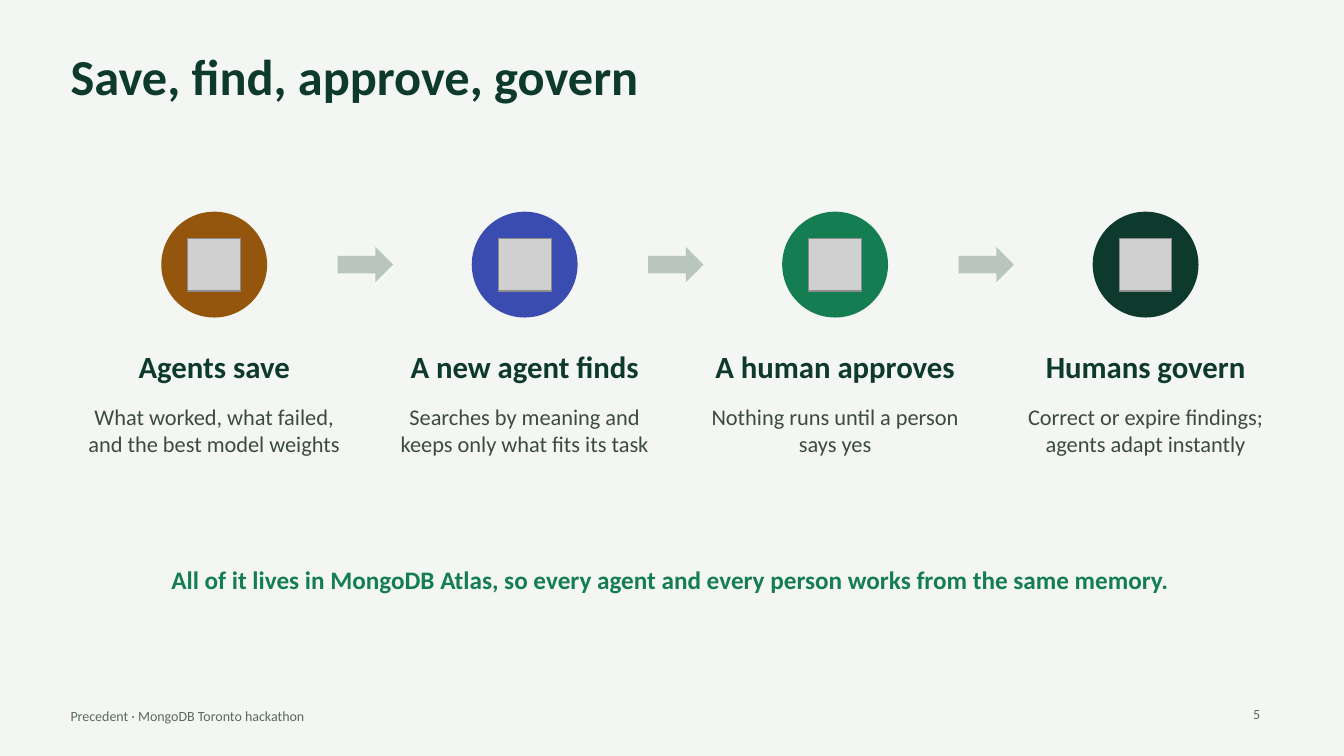
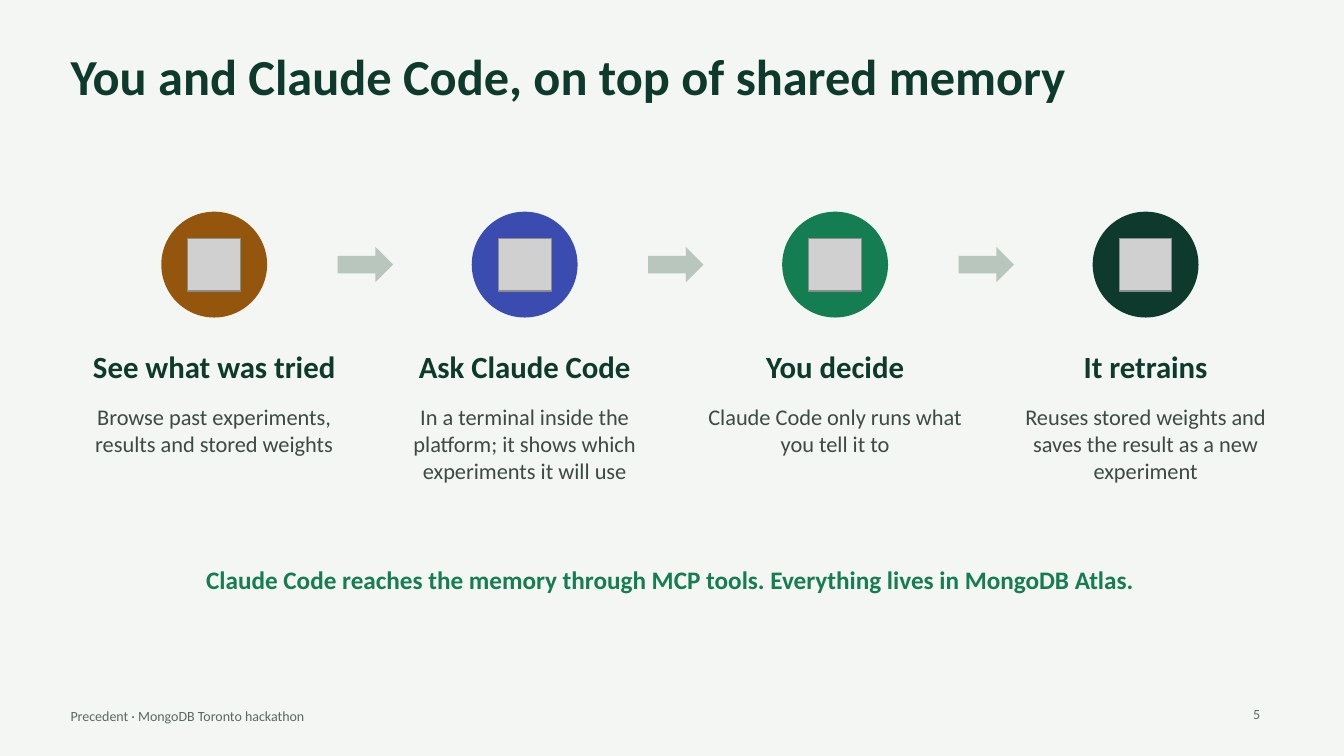
Before and after one commit to SalmaRoshdy-YG/Hackathon-project, a slide deck: slide 5 of docs/deck/precedent-deck.pptx. Drawn at 1344x756 pixels with LibreOffice and Linux fonts; fonts in the diff are those of the drawing; grey boxes stand for pictures. Boxes give left, top, right and bottom in pixels: in the first picture for what was removed or moved away, otherwise in the second. Text is boxed around its words. In the diff, an @@ line names an element or a change of style, - is before the commit and + after.

```diff
--- a/docs/deck/precedent-deck.pptx
+++ b/docs/deck/precedent-deck.pptx
@@ title at (x1=71, y1=59, x2=1065, y2=103): text changed @@
-Save, find, approve, govern
+You and Claude Code, on top of shared memory
@@ text at (x1=93, y1=356, x2=335, y2=379): text changed @@
-Agents save
+See what was tried
@@ text at (x1=419, y1=356, x2=631, y2=379): text changed @@
-A new agent finds
+Ask Claude Code
@@ text at (x1=766, y1=356, x2=904, y2=379): text changed @@
-A human approves
+You decide
@@ text at (x1=1084, y1=356, x2=1207, y2=379): text changed @@
-Humans govern
+It retrains
@@ text at (x1=95, y1=409, x2=333, y2=456): text changed @@
-What worked, what failed, and the best model weights
+Browse past experiments, results and stored weights
@@ text at (x1=413, y1=409, x2=636, y2=483): text changed @@
-Searches by meaning and keeps only what fits its task
+In a terminal inside the platform; it shows which experiments it will use
@@ text at (x1=708, y1=409, x2=962, y2=456): text changed @@
-Nothing runs until a person says yes
+Claude Code only runs what you tell it to
@@ text at (x1=1025, y1=409, x2=1266, y2=483): text changed @@
-Correct or expire findings; agents adapt instantly
+Reuses stored weights and saves the result as a new experiment
@@ text at (x1=206, y1=571, x2=1134, y2=594): text changed @@
-All of it lives in MongoDB Atlas, so every agent and every person works from the same memory.
+Claude Code reaches the memory through MCP tools. Everything lives in MongoDB Atlas.
```
Also in this commit, not shown: 4 other slides changed, 4 other files.
